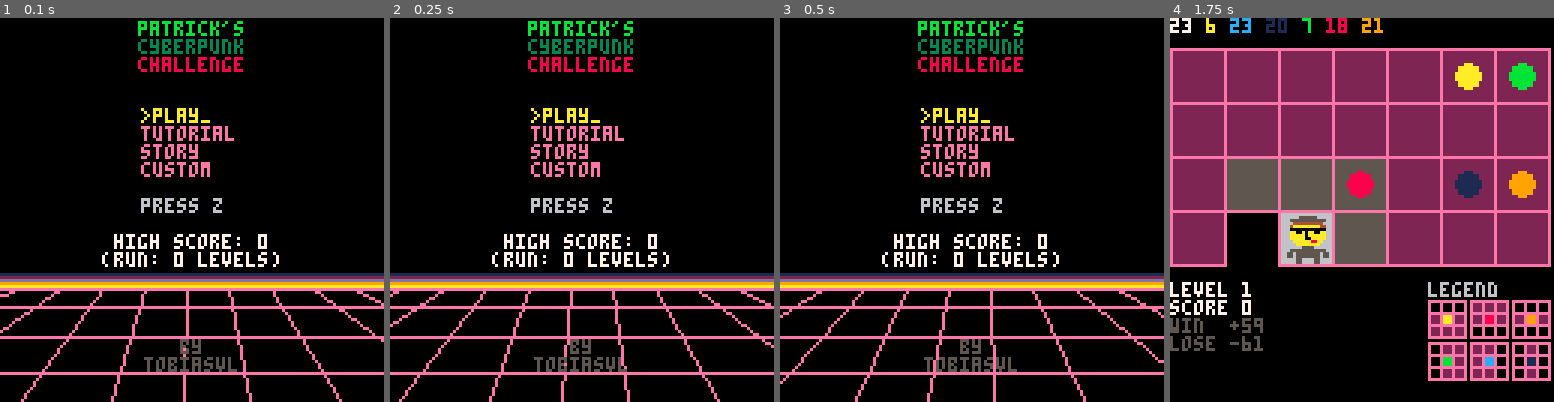
Above: before the commit, frames 1-4 (left to right).
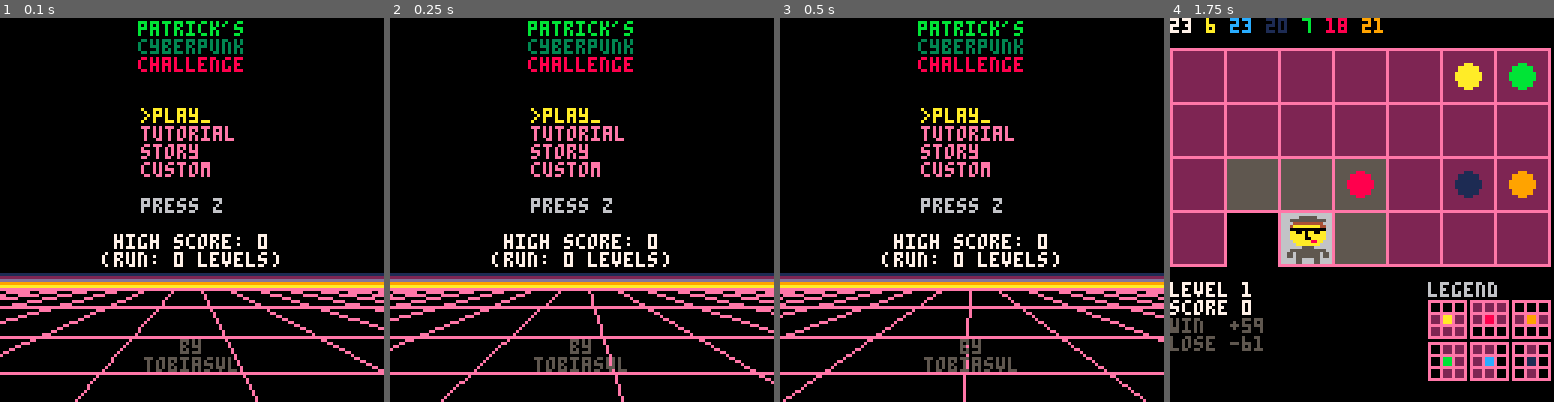
Above: after the commit, the same moments.

Repository: tobiasvl/patrick
Game: PICO-8 cartridge patrick.p8
Same seed, same stepped clock (60 frames per second), same inputs: the game is played once before the commit and once after it.
Inputs (mouse positions are in pixels of both pictures, inside the frame that each line leads up to):
- Up to frame 1 (0.1 s): no input
- Up to frame 2 (0.25 s): no input
- Up to frame 3 (0.5 s): tap X (X key) at 0.33 s
- Up to frame 4 (1.75 s): click (1450, 121) at 0.67 s; tap O (Z key) at 0.7, 1.7 s; tap X (X key) at 1.07 s; click (1216, 267) at 1.22 s; hold Right from 1.6 s (still down)

The runs differ from the first frame. In frame 1, 3.1% of the frame differs, in the area x 0-100%, y 71-100%; in frame 2, 3.2%; in frame 3, 3.2%; in frame 4, nothing differs.

Commit message:
Prettier grid horizon on title screen

Diff:
--- a/patrick.p8
+++ b/patrick.p8
@@ -18,6 +18,9 @@
 }
 
 function _init()
+  n=15
+  w=127
+  t=0
   mode=modes.title_screen
   menu_selection=1
   score=0
@@ -318,24 +322,28 @@
     center("patrick's",11)
     center("cyberpunk",3)
     center("challenge",8)
-    title_y=90
-
-    line(0,85,127,85,1)
-    line(0,86,127,86,2)
-    line(0,87,127,87,13)
-    line(0,88,127,88,9)
-    line(0,89,127,89,10)
-    line(0,90,127,90,14)
-    line(0,title_y+6,127,title_y+6,14)
-    line(0,title_y+16,127,title_y+16,14)
-    line(0,title_y+28,127,title_y+28,14)
-    line(0,title_y+46,127,title_y+46,14)
-    for i=1,#title_lines do
-      line(title_lines[i][1],title_lines[i][2],title_lines[i][3],title_lines[i][4],14)
-      title_lines[i][1]-=0.5
-      title_lines[i][3]-=1
-      if (title_lines[i][1]<0) title_lines[i]={135,90,127+80,127,14}
-    end
+
+    local title_y=90
+    t-=.5
+    for i=0,n do
+      local z=(i*n+t%n)
+      local y=w*n/z+32
+
+      line(0,title_y-5,127,title_y-5,1)
+      line(0,title_y-4,127,title_y-4,2)
+      line(0,title_y-3,127,title_y-3,13)
+      line(0,title_y-2,127,title_y-2,9)
+      line(0,title_y-1,127,title_y-1,10)
+      line(0,title_y,127,title_y,14)
+      line(0,title_y+6,127,title_y+6,14)
+      line(0,title_y+16,127,title_y+16,14)
+      line(0,title_y+28,127,title_y+28,14)
+      line(0,title_y+46,127,title_y+46,14)
+
+      local v=i+t%n/n-n/2
+      line(v*9+64,title_y,v*60+64,w,14)
+    end
+
     cursor(47,30)
     for i=1,4 do
       color(menu_selection==i and 10 or 14)
